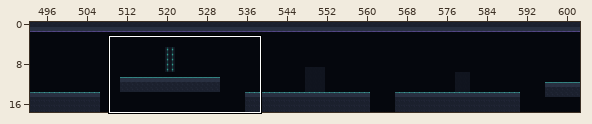
Tiled map (JSON): public/assets/levels/level1.tmj. Above: a wide view before the commit, with the close-up outlined.
Close-up. First the earlier version:
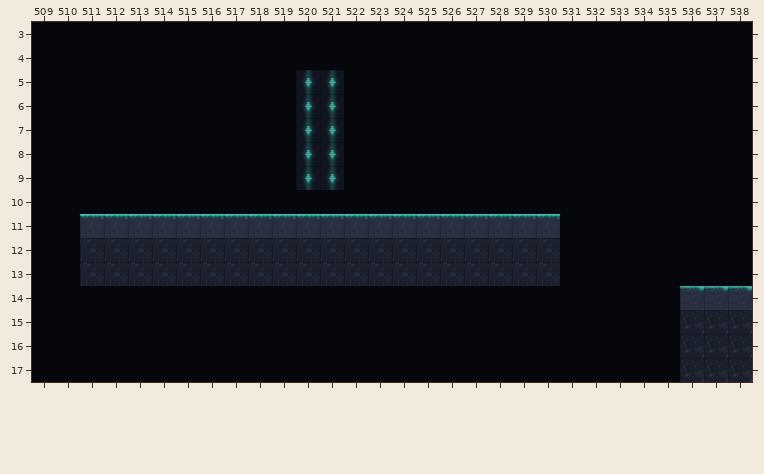
Cells are 32x32 px. Shown: x 509..538, y 3..17. The commit also changed other parts of the map, which this record leaves out.
Once edited:
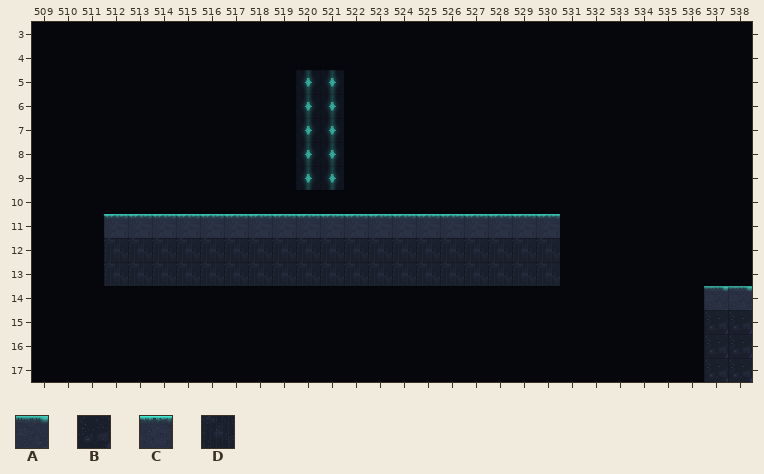
Key: from "cave_tiles": A 0, B 1, C 4, D 5.
_ is an empty cell, . an unchanged one.
The edit:
--- layer "ground"
@@ x 511..536 @@
-11 C.........................
-12 D.........................
-13 D.........................
-14 .........................A
-15 .........................B
-16 .........................B
-17 .........................B
+11 _.........................
+12 _.........................
+13 _.........................
+14 ........................._
+15 ........................._
+16 ........................._
+17 ........................._
Where, in picture pixels (left, top, right, bottom), the same in both close-ups:
removed: (80, 214, 104, 286)
removed: (680, 286, 704, 382)
